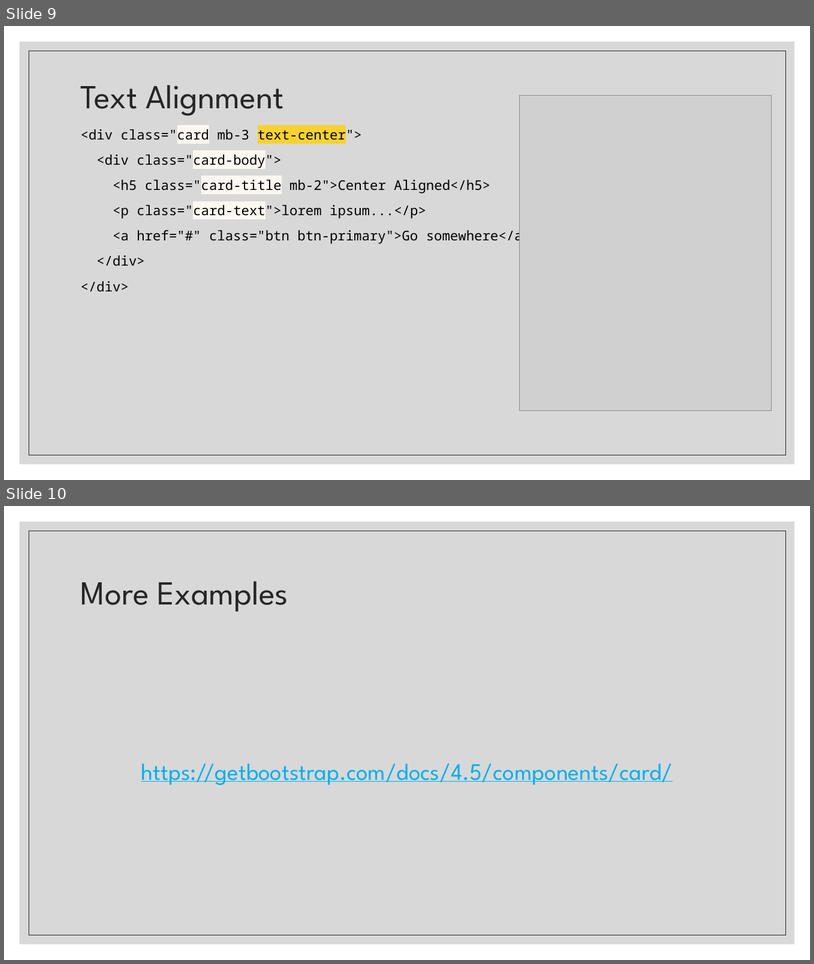
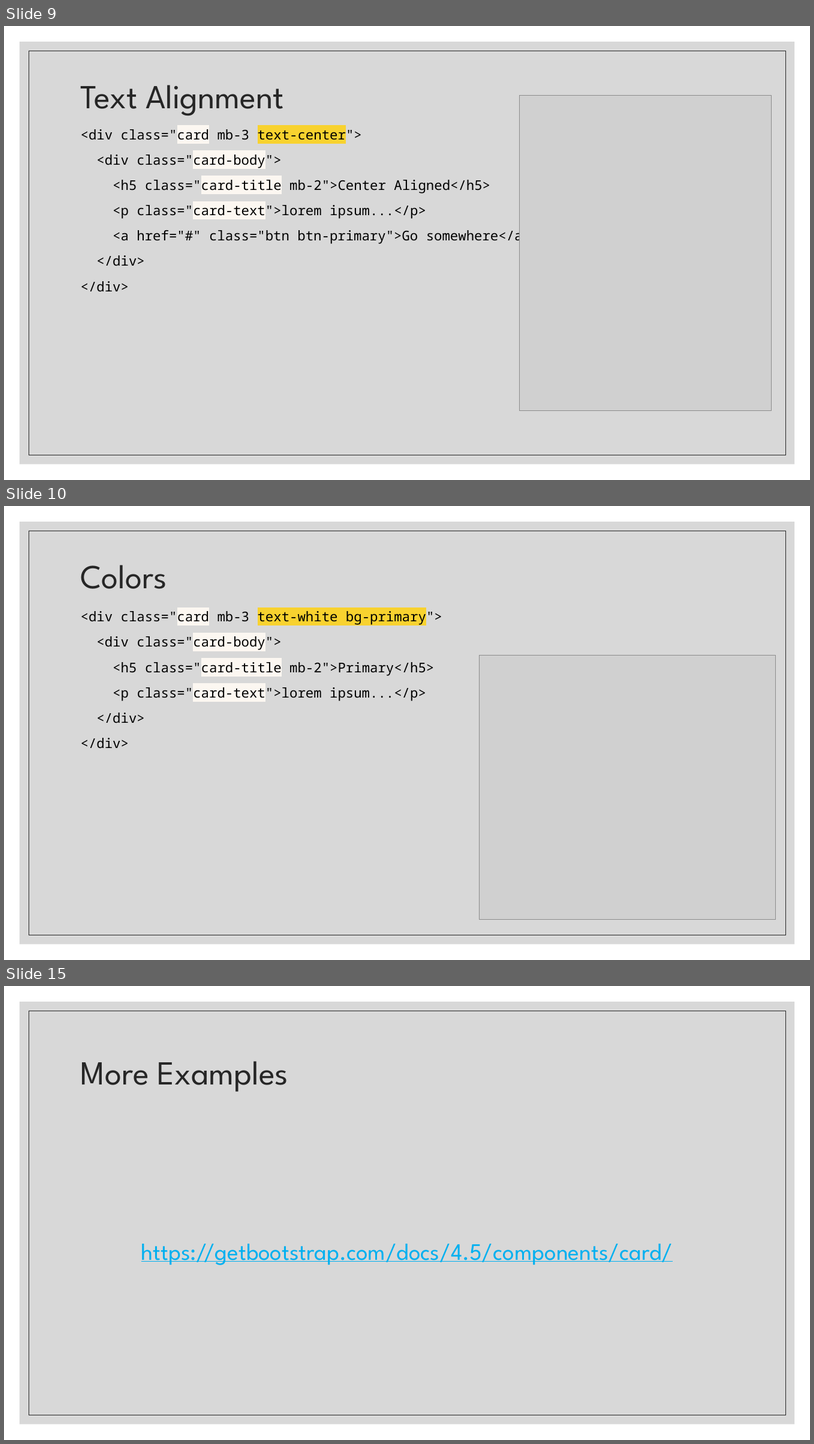
Before and after one commit to paulsmithkc/awd1000_base_lab_and_homework, a slide deck: bootstrap/slides/03 Bootstrap Cards.pptx. Shown one above the other, each under a label of ours: slides 9 and 10 before the commit, slides 9, 10 and 15 after it; the slides between them are not shown. The pictures are 814x964 and 814x1444 pixels, drawn with LibreOffice and Linux fonts; fonts in the diff are those of the drawing; grey boxes stand for pictures. Boxes give left, top, right and bottom in pixels: in the first picture for what was removed or moved away, otherwise in the second. Text is boxed around its words. In the diff, an @@ line names an element or a change of style, - is before the commit and + after.

```diff
--- a/bootstrap/slides/03 Bootstrap Cards.pptx
+++ b/bootstrap/slides/03 Bootstrap Cards.pptx
@@ slide 10 added at (4,506,810,960), background #FFFFFF; not listed: 2 template elements that a slide beside it also shows @@
@@ title added at (81,565,167,589), 40 pt, text #262626 @@
+Colors
@@ text added at (81,609,443,748), 16 pt, text #000000 @@
+<div class="card mb-3 text-white bg-primary">
+<div class="card-body">
+<h5 class="card-title mb-2">Primary</h5>
+<p class="card-text">lorem ipsum...</p>
+</div>
+</div>
@@ picture added at (479,655,776,919) @@
@@ what was slide 10 is now slide 15 @@
```
Also in this commit, not shown: 4 other slides added.
